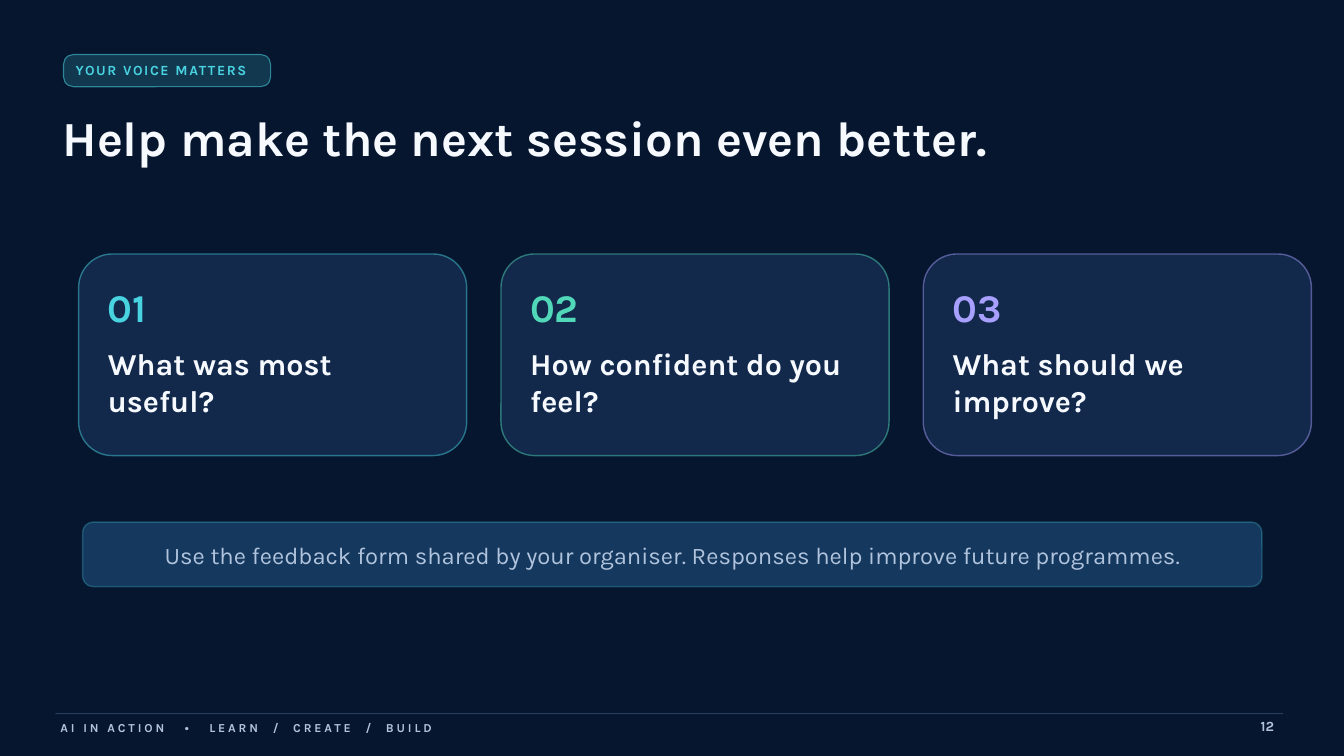
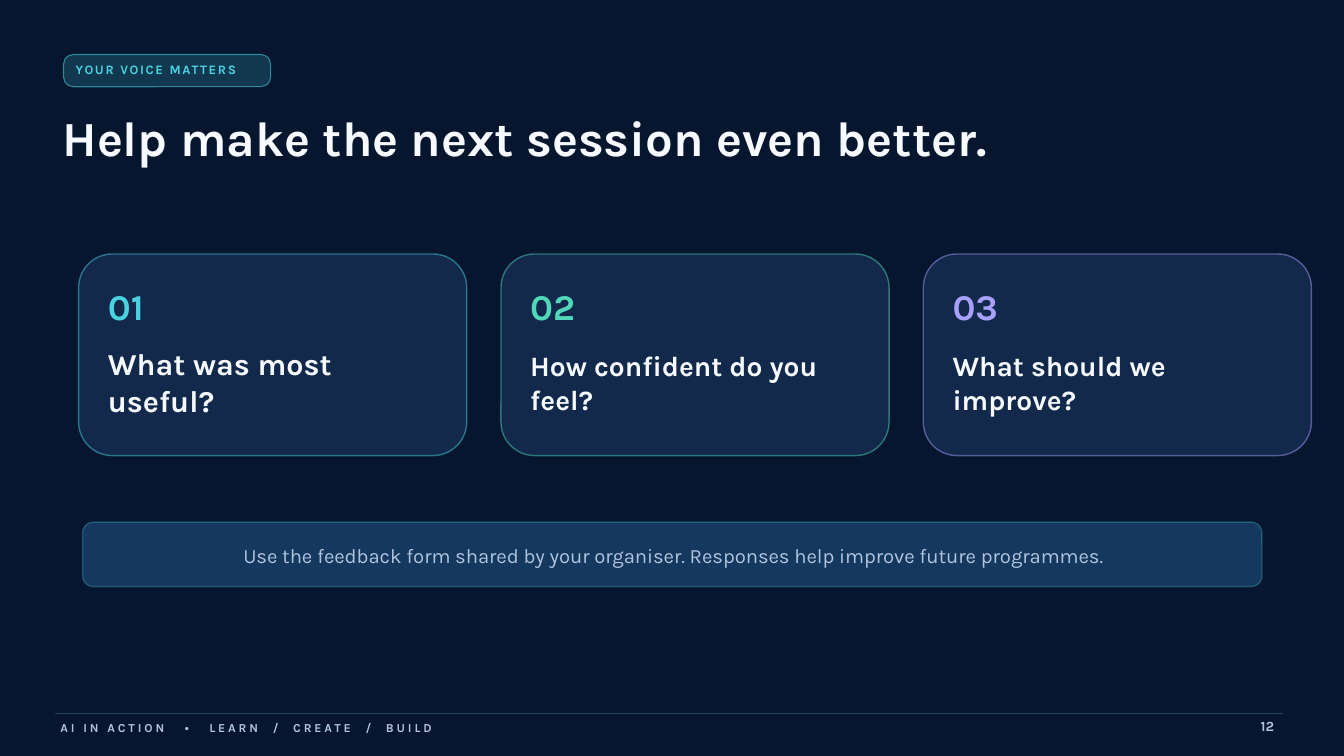
Before and after one commit to arnabtrainer/SMIT_BCA_Seminar_November_2026_Final_2, a slide deck: slide 20 of 01_PUBLIC_LEARNER_REPOSITORY/Module_05_REFLECT_LIVE/03_AUDIENCE_PRESENTATION_CLEAN.pptx (slide 12 before the commit). Drawn at 1344x756 pixels with LibreOffice and Linux fonts; fonts in the diff are those of the drawing; background and template pictures are left out. Boxes give left, top, right and bottom in pixels: in the first picture for what was removed or moved away, otherwise in the second. Text is boxed around its words. In the diff, an @@ line names an element or a change of style, - is before the commit and + after.

```diff
--- a/01_PUBLIC_LEARNER_REPOSITORY/Module_05_REFLECT_LIVE/03_AUDIENCE_PRESENTATION_CLEAN.pptx
+++ b/01_PUBLIC_LEARNER_REPOSITORY/Module_05_REFLECT_LIVE/03_AUDIENCE_PRESENTATION_CLEAN.pptx
@@ text "YOUR VOICE MATTERS" at bbox=[76, 62, 258, 77]: size 10 to 9.2 pt @@
@@ size 28 to 25.9 pt in 3 elements at bbox=[108, 296, 144, 321], bbox=[530, 296, 575, 321], bbox=[953, 296, 998, 321] @@
@@ text "How confident do you feel?" at bbox=[530, 356, 818, 411]: size 21.7 to 20.1 pt @@
@@ text "What should we improve?" at bbox=[953, 356, 1166, 417]: size 21.7 to 20.1 pt @@
@@ text "Use the feedback form shared ..." at bbox=[243, 549, 1103, 568]: size 17 to 14.4 pt @@
```
Also in this commit, not shown: 13 other slides changed, 8 slides added.
